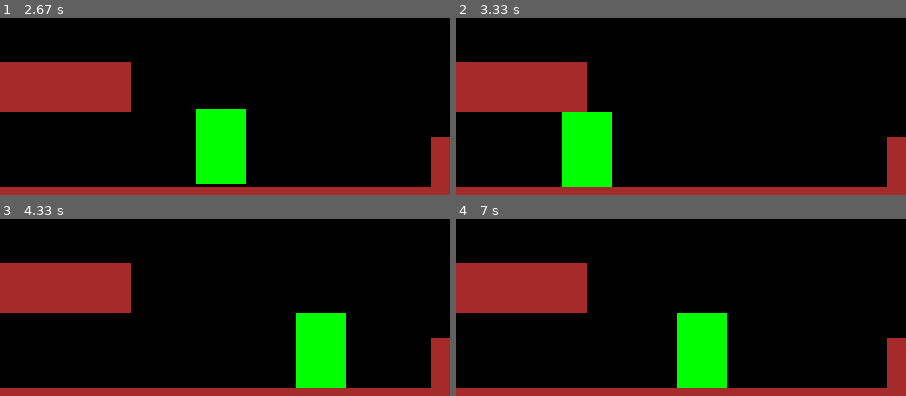
Above: before the commit, frames 1-4 (two rows, left to right).
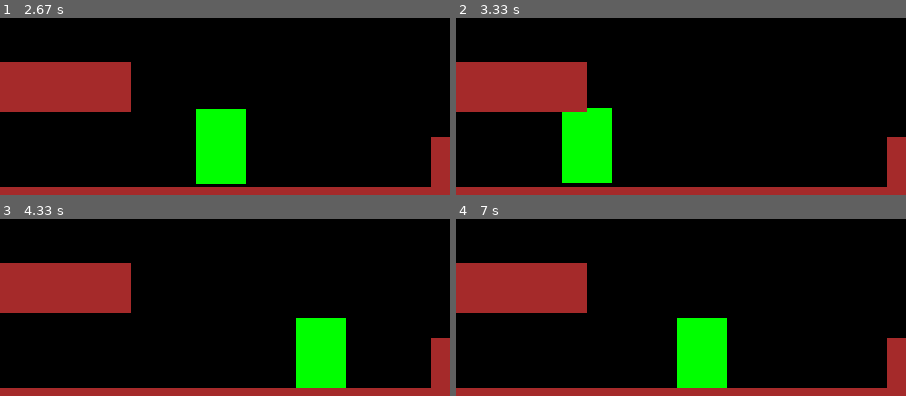
Above: after the commit, the same moments.

Repository: ThisProgrammerG/tile_collision_pygame
Game: pygame game, started from main.py
The game is run twice, just before and just after one commit, with the same random seed, the same clock (stepped at 60 frames per second) and the same inputs.
Inputs:
- Up to frame 1 (2.67 s): hold Right 0.33-0.8 s; hold Up 0.83-1.13 s; hold Right 1.17-1.63 s; hold Left 1.67-2.2 s; hold Down 2.23-2.53 s; hold Left from 2.57 s (still down)
- Up to frame 2 (3.33 s): release Left at 2.97 s; hold Up from 3 s (still down)
- Up to frame 3 (4.33 s): release Up at 3.37 s; hold Right 3.4-4.03 s; hold Down from 4.07 s (still down)
- Up to frame 4 (7 s): release Down at 4.43 s; hold Left 4.47-4.93 s; hold Right 4.97-5.43 s; hold Up 5.47-5.77 s; hold Right 5.8-6.27 s; hold Left 6.3-6.83 s; hold Down from 6.87 s (still down)
The pictures show only the part of the screen within x 19-69%, y 24-74%; the shares and areas given below are measured in that part.

Frame 1 is identical in both runs. In frame 2, 0.4% of the frame differs, in the area x 23-35%, y 50-96%; in frame 3, 0.3%; in frame 4, 0.3%.

Commit message:
Stash before using velocity in collision.

Diff:
--- a/main.py
+++ b/main.py
@@ -58,18 +58,16 @@
         rect = self.rect.copy()
         #print('Collision:', self.velocity)
 
-        # TODO moving left and right while on top near corners
-        if abs(self.velocity.x) > 0:
-            for obj in objects:
-                if rect.colliderect(obj):
+        # TODO moving left and right while on top near corners. Already colliding
+        for obj in objects:
+            if rect.colliderect(obj):
+                if abs(self.velocity.x) > 0:
                     if rect.right > obj.rect.left > rect.left:
                         rect.right = obj.rect.left
                     elif rect.left < obj.rect.right < rect.right:
                         rect.left = obj.rect.right
-
-        if abs(self.velocity.y) > 0:
-            for obj in objects:
-                if rect.colliderect(obj):
+            if rect.colliderect(obj):
+                if abs(self.velocity.y) > 0:
                     if rect.top < obj.rect.top:
                         rect.bottom = obj.rect.top
                         self.grounded = True
@@ -157,9 +155,10 @@
                 running = False
 
         for entity in players:
-            entity.update(events)
             entity.handle_collision(enemies)
             entity.handle_collision(tiles)
+            entity.update(events)
+
             entity.render(screen)
 
         for entity in enemies:
